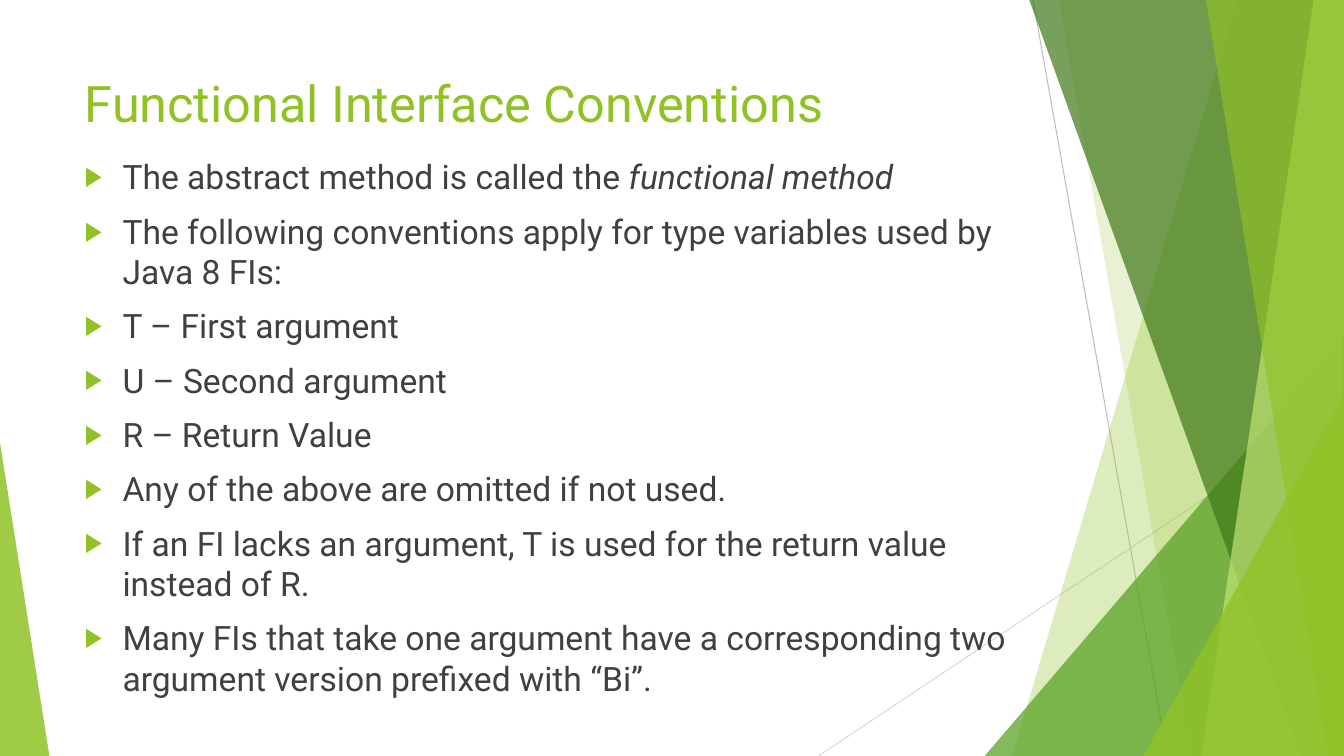
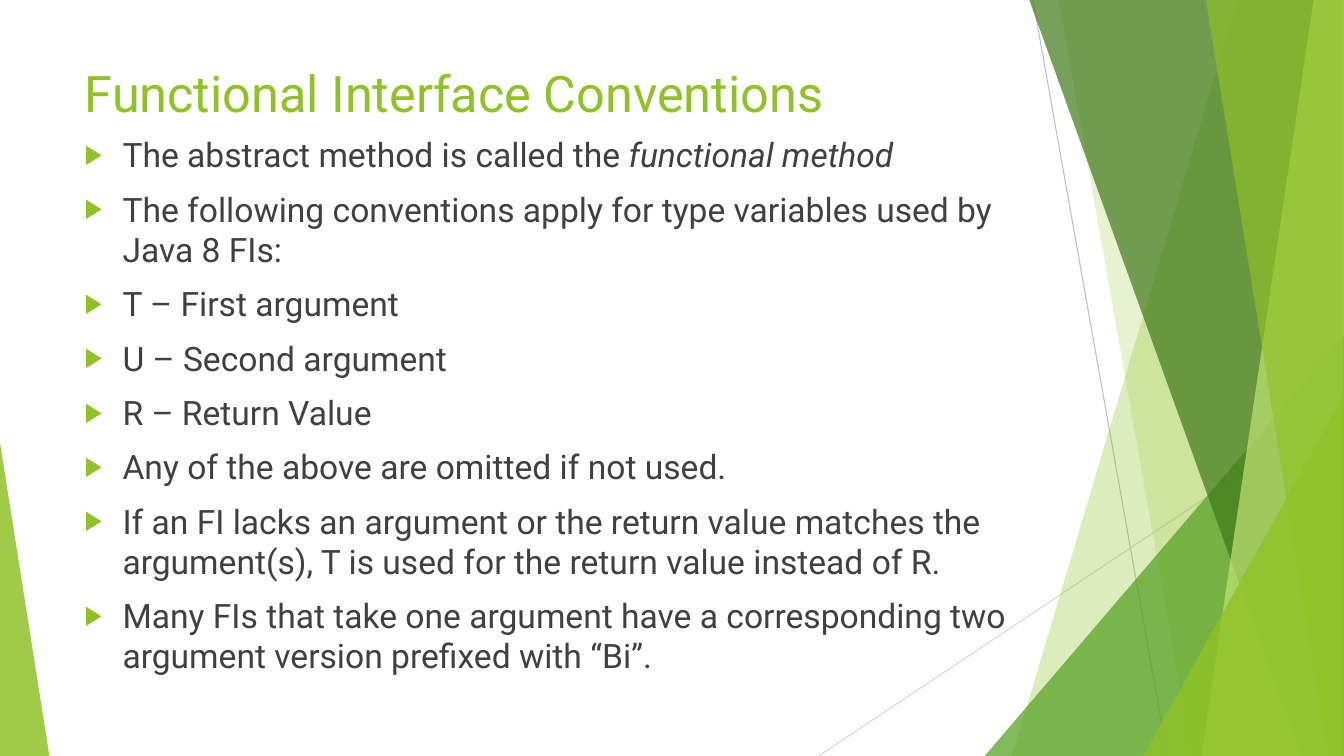
Before and after one commit to RichardRoda/2017-CodePaLOUsa-Lambda, a slide deck: slide 9 of Learning to Love the Lambda in the Stream.pptx. Drawn at 1344x756 pixels with LibreOffice and Linux fonts; fonts in the diff are those of the drawing. Boxes give left, top, right and bottom in pixels: in the first picture for what was removed or moved away, otherwise in the second. Text is boxed around its words. In the diff, an @@ line names an element or a change of style, - is before the commit and + after.

```diff
--- a/Learning to Love the Lambda in the Stream.pptx
+++ b/Learning to Love the Lambda in the Stream.pptx
@@ title "Functional Interface Conventions": place and size @@
-title "Functional Interface Conventions" at [85,83,823,123]
+title "Functional Interface Conventions" at [85,73,823,113]
@@ text "The abstract method is called ...": place and size @@
-text "The abstract method is called ..." at [123,163,1005,698]
+text "The abstract method is called ..." at [123,141,1005,675]
@@ text at [123,508,980,582]: text changed @@
-▶ If an FI lacks an argument, T is used for the return value instead of R.
+▶ If an FI lacks an argument or the return value matches the argument(s), T is used for the return value instead of R.
```
Also in this commit, not shown: 18 other slides changed.
